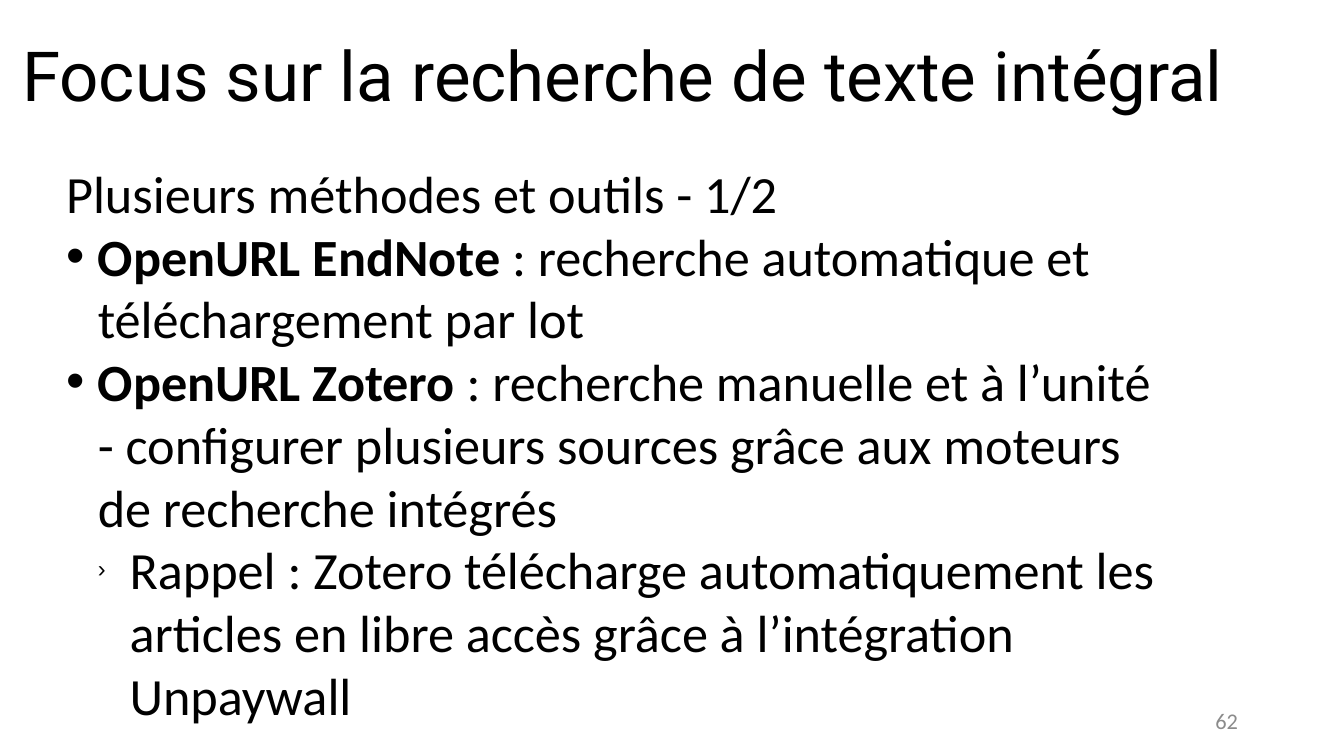
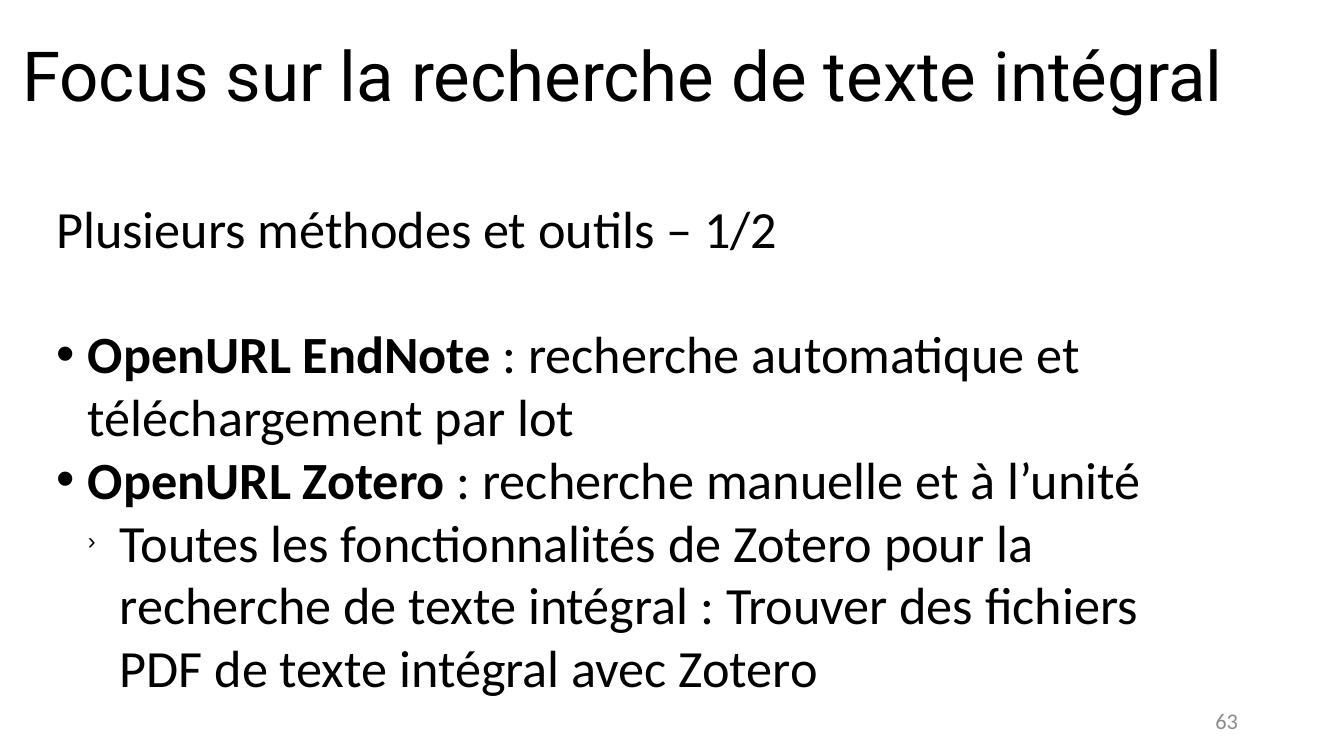
Before and after one commit to fflamerie/intro_revlit, a slide deck: slide 63 of docs/Intro_RevLit.odp (slide 62 before the commit). Drawn at 1344x756 pixels with LibreOffice and Linux fonts; fonts in the diff are those of the drawing. Boxes give left, top, right and bottom in pixels: in the first picture for what was removed or moved away, otherwise in the second. Text is boxed around its words. In the diff, an @@ line names an element or a change of style, - is before the commit and + after.

```diff
--- a/docs/Intro_RevLit.odp
+++ b/docs/Intro_RevLit.odp
@@ text "Plusieurs méthodes et outils – ..." moved from (x1=66, y1=176, x2=1154, y2=724) to (x1=56, y1=211, x2=1141, y2=696) @@
@@ text at (x1=56, y1=211, x2=777, y2=251): text changed @@
-Plusieurs méthodes et outils - 1/2
+Plusieurs méthodes et outils – 1/2
@@ text at (x1=88, y1=462, x2=1141, y2=696): text changed @@
-• OpenURL Zotero : recherche manuelle et à l’unité - configurer plusieurs sources grâce aux moteurs de recherche intégrés
-  › Rappel : Zotero télécharge automatiquement les articles en libre accès grâce à l’intégration Unpaywall
+• OpenURL Zotero : recherche manuelle et à l’unité
+  › Toutes les fonctionnalités de Zotero pour la recherche de texte intégral : Trouver des fichiers PDF de texte intégral avec Zotero
@@ page number at (x1=1215, y1=714, x2=1238, y2=729): text changed @@
-62
+63
```
Also in this commit, not shown: 32 other slides changed, 6 slides added, 5 slides removed, 11 other files.
